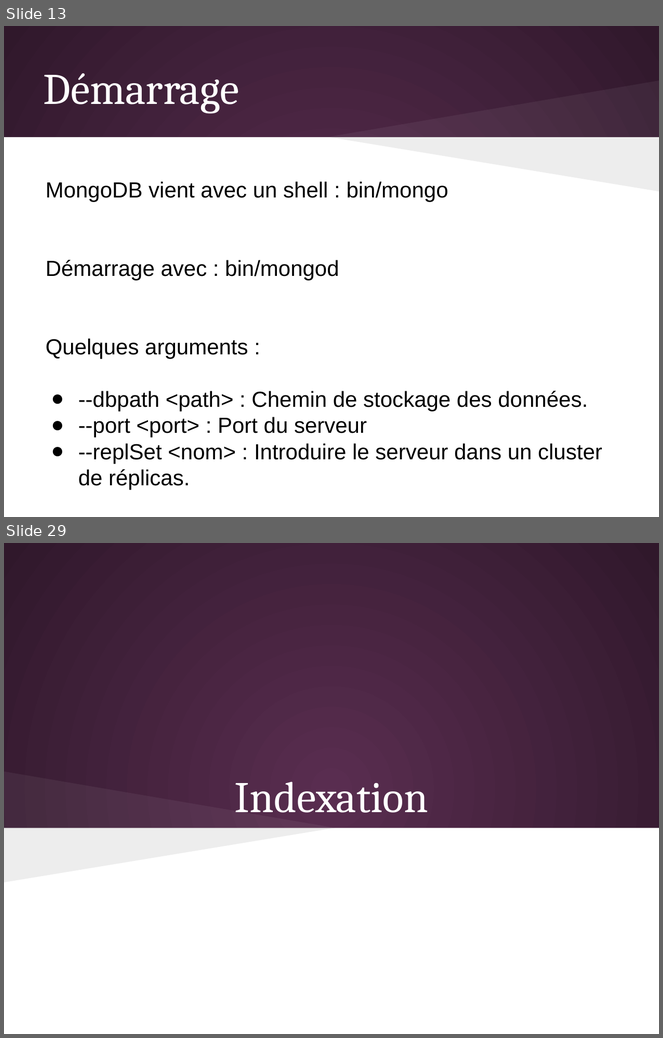
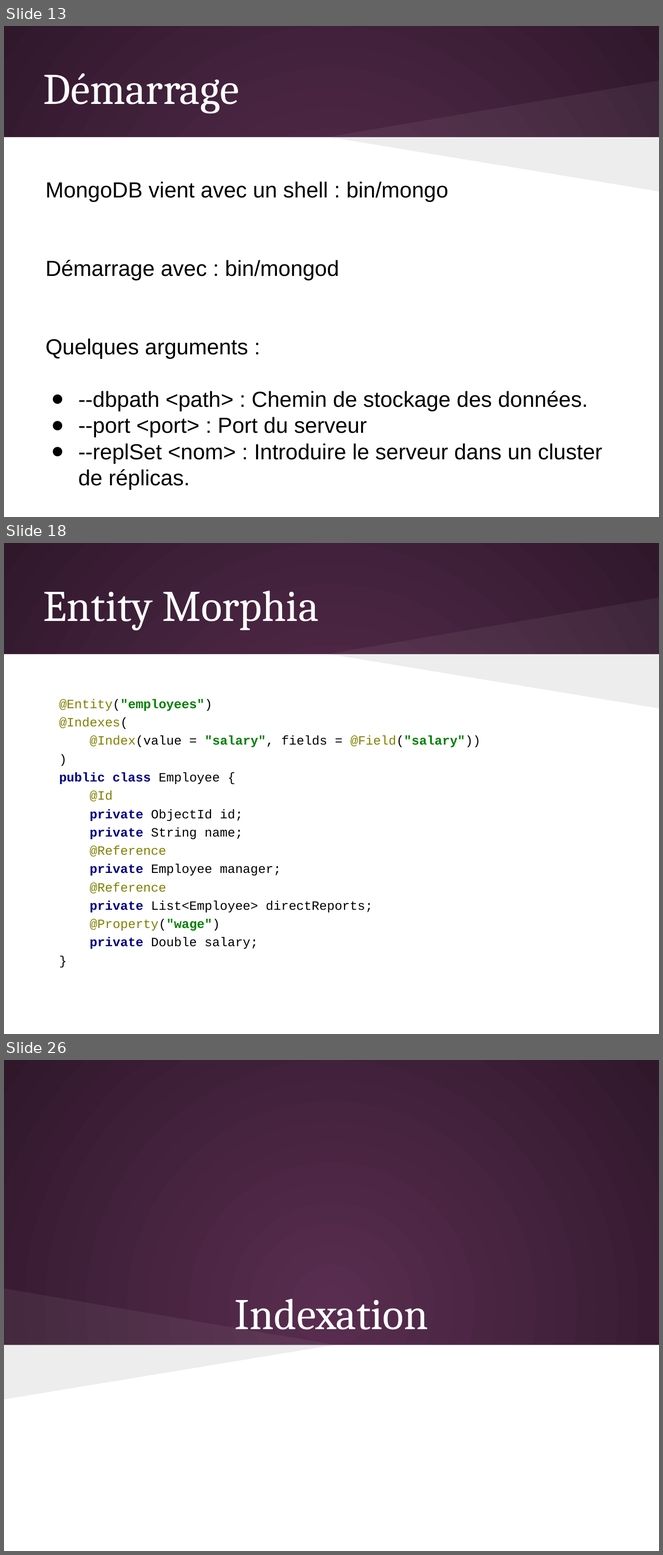
Before and after one commit to olivier-pitton/dant, a slide deck: mongodb/Cours_NoSQL.pptx. Shown one above the other, each under a label of ours: slides 13 and 29 before the commit, slides 13, 18 and 26 after it; the slides between them are not shown. The pictures are 663x1038 and 663x1555 pixels, drawn with LibreOffice and Linux fonts; fonts in the diff are those of the drawing. Boxes give left, top, right and bottom in pixels: in the first picture for what was removed or moved away, otherwise in the second. Text is boxed around its words. In the diff, an @@ line names an element or a change of style, - is before the commit and + after.

```diff
--- a/mongodb/Cours_NoSQL.pptx
+++ b/mongodb/Cours_NoSQL.pptx
@@ slide 18 added at bbox=[4, 543, 659, 1034], background gradient #592D50 to #30182B; not listed: 3 template elements that a slide beside it also shows @@
@@ title added at bbox=[44, 590, 319, 630], 48 pt, text #FFFFFF @@
+Entity Morphia
@@ text added at bbox=[59, 699, 481, 949], 14 pt, text #000000 @@
+@Entity("employees")
+@Indexes(
+@Index(value = "salary", fields = @Field("salary"))
+)
+public class Employee {
+@Id
+private ObjectId id;
+private String name;
+@Reference
+private Employee manager;
+@Reference
+private List<Employee> directReports;
+@Property("wage")
+private Double salary;
+}
@@ what was slide 29 is now slide 26 @@
```
Also in this commit, not shown: 11 slides changed, 4 other slides added, 12 slides removed, 5 other files.
